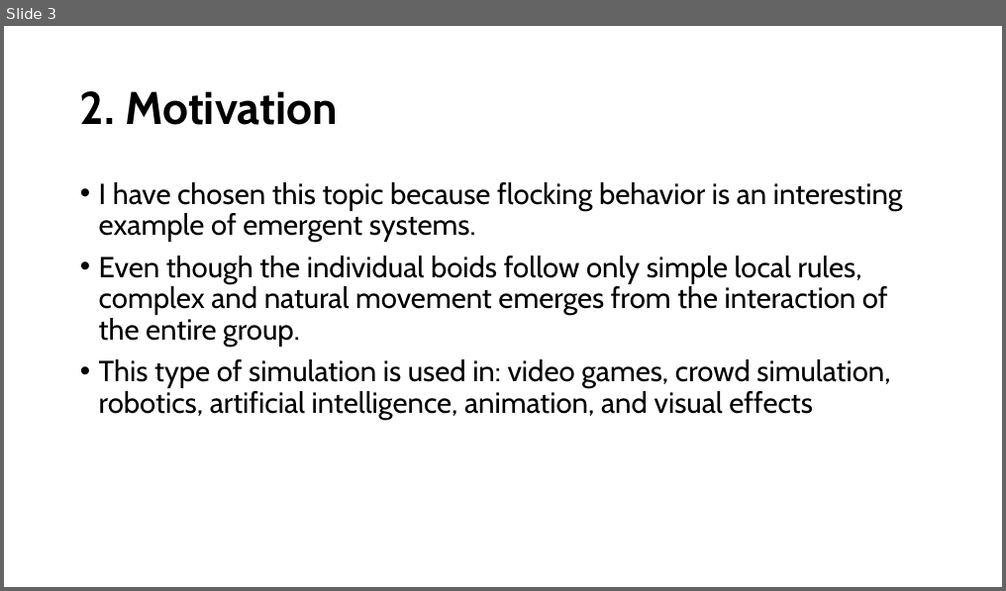
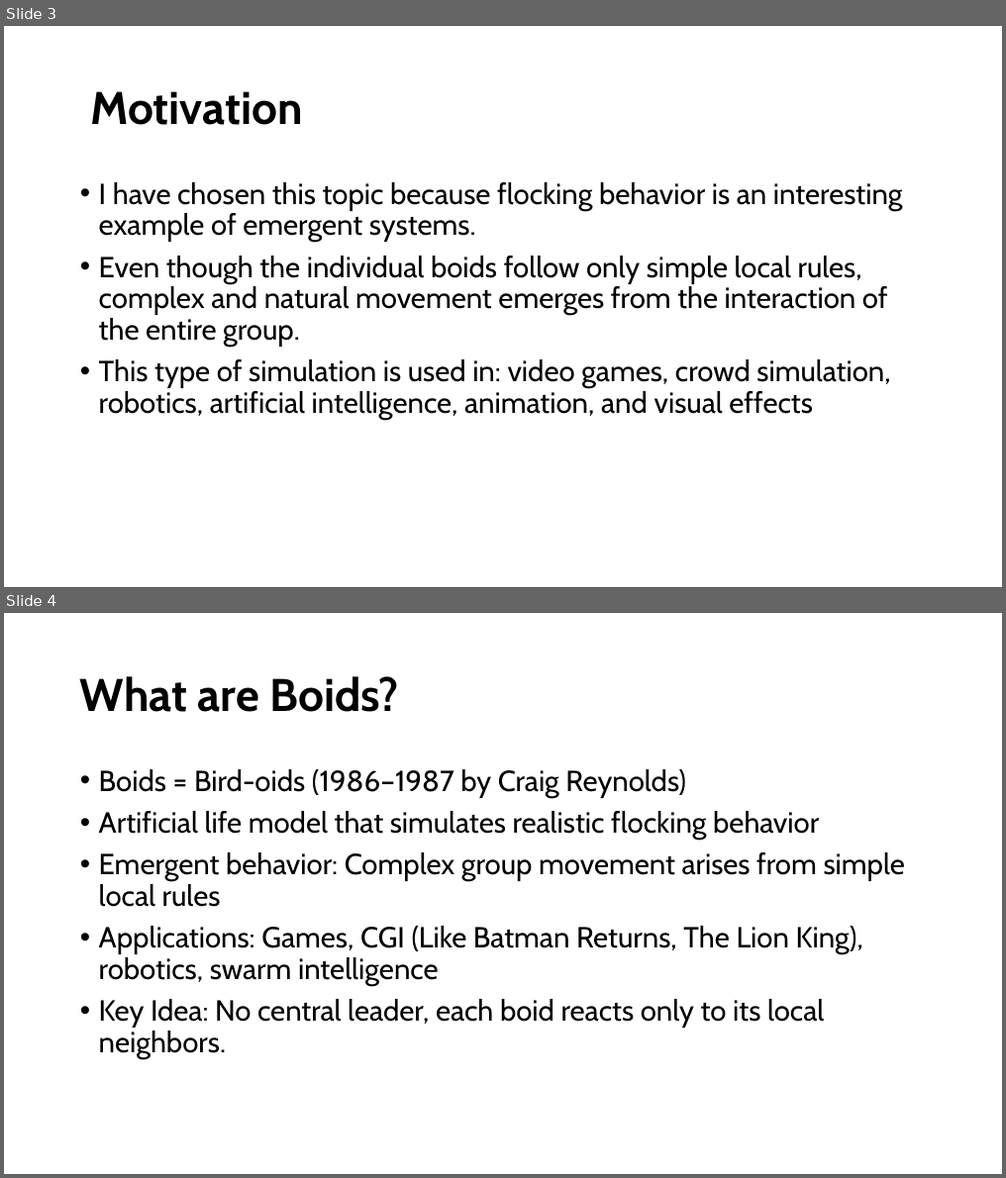
Before and after one commit to richardsalnikov-lang/Flcoking, a slide deck: FlockingRichard.pptm. Shown one above the other, each under a label of ours: slide 3 before the commit, slides 3 and 4 after it. The pictures are 1006x591 and 1006x1178 pixels, drawn with LibreOffice and Linux fonts; fonts in the diff are those of the drawing. Boxes give left, top, right and bottom in pixels: in the first picture for what was removed or moved away, otherwise in the second. Text is boxed around its words. In the diff, an @@ line names an element or a change of style, - is before the commit and + after.

```diff
--- a/FlockingRichard.pptm
+++ b/FlockingRichard.pptm
@@ slide 4 added at (4, 613, 1002, 1174), background #FFFFFF @@
@@ title added at (80, 676, 399, 712), 44 pt, text #000000, bold @@
+What are Boids?
@@ text added at (99, 769, 905, 1059), 28 pt, text #000000 @@
+• Boids = Bird-oids (1986–1987 by Craig Reynolds)
+• Artificial life model that simulates realistic flocking behavior
+• Emergent behavior: Complex group movement arises from simple local rules
+• Applications: Games, CGI (Like Batman Returns, The Lion King), robotics, swarm intelligence
+• Key Idea: No central leader, each boid reacts only to its local neighbors.
@@ slide 3 changed as well @@
@@ title at (90, 91, 302, 125): text changed @@
-2. Motivation
+Motivation
```
Also in this commit, not shown: 6 other slides changed, 11 other slides added.
